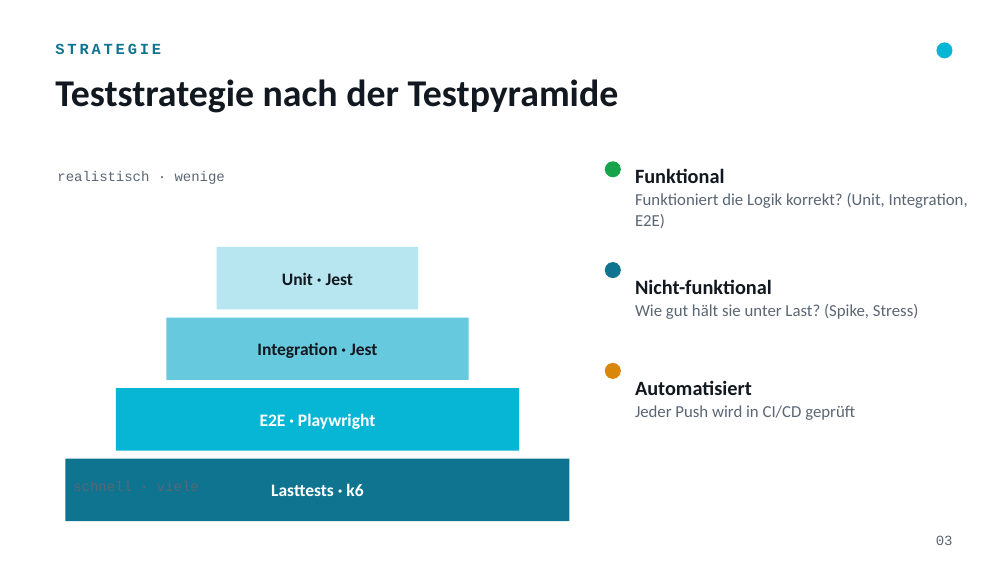
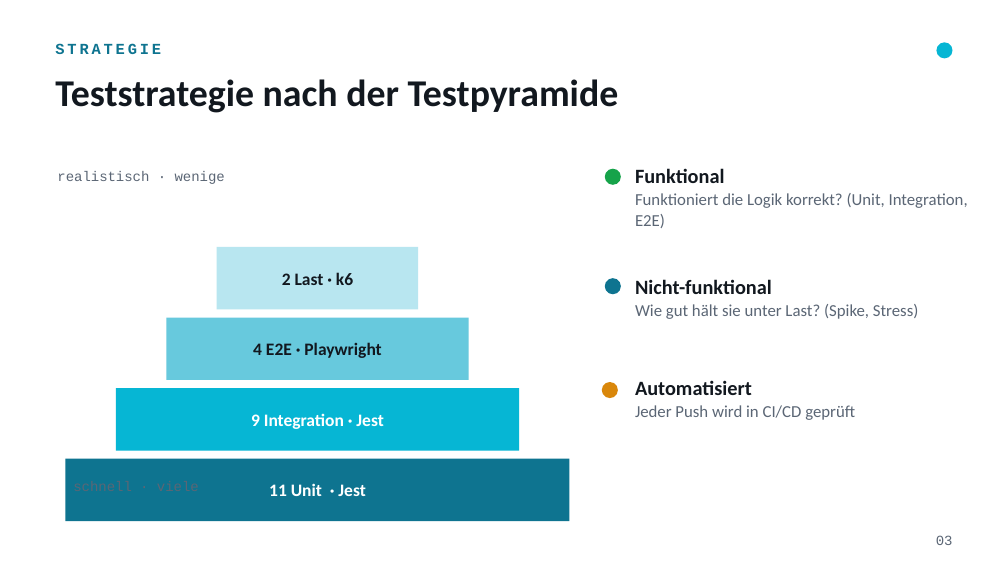
Before and after one commit to a-pointner/nodejs-shopping-cart, a slide deck: slide 3 of PRESENTATION.pptx. Drawn at 1008x567 pixels with LibreOffice and Linux fonts; fonts in the diff are those of the drawing. Boxes give left, top, right and bottom in pixels: in the first picture for what was removed or moved away, otherwise in the second. Text is boxed around its words. In the diff, an @@ line names an element or a change of style, - is before the commit and + after.

```diff
--- a/PRESENTATION.pptx
+++ b/PRESENTATION.pptx
@@ ellipse: place and size @@
-ellipse at [605,161,621,177]
+ellipse at [605,168,621,184]
@@ text at [282,272,353,285]: text changed @@
-Unit · Jest
+2 Last · k6
@@ ellipse: place and size @@
-ellipse at [605,262,621,278]
+ellipse at [605,278,621,294]
@@ text at [253,342,381,358]: text changed @@
-Integration · Jest
+4 E2E · Playwright
@@ ellipse: place and size @@
-ellipse at [605,363,621,379]
+ellipse at [602,382,618,398]
@@ text at [251,413,383,429]: text changed @@
-E2E · Playwright
+9 Integration · Jest
@@ text at [269,483,365,496]: text changed @@
-Lasttests · k6
+11 Unit · Jest
```
Also in this commit, not shown: 5 other slides changed, 1 slide removed, 2 other files.
